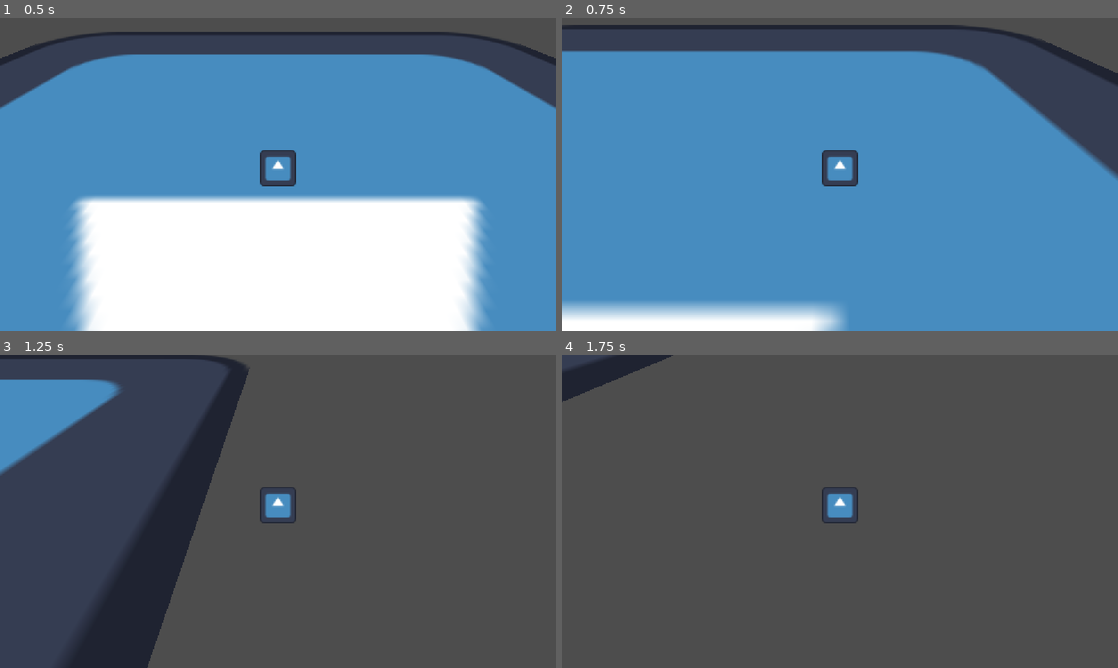
Above: before the commit, frames 1-4 (two rows, left to right).
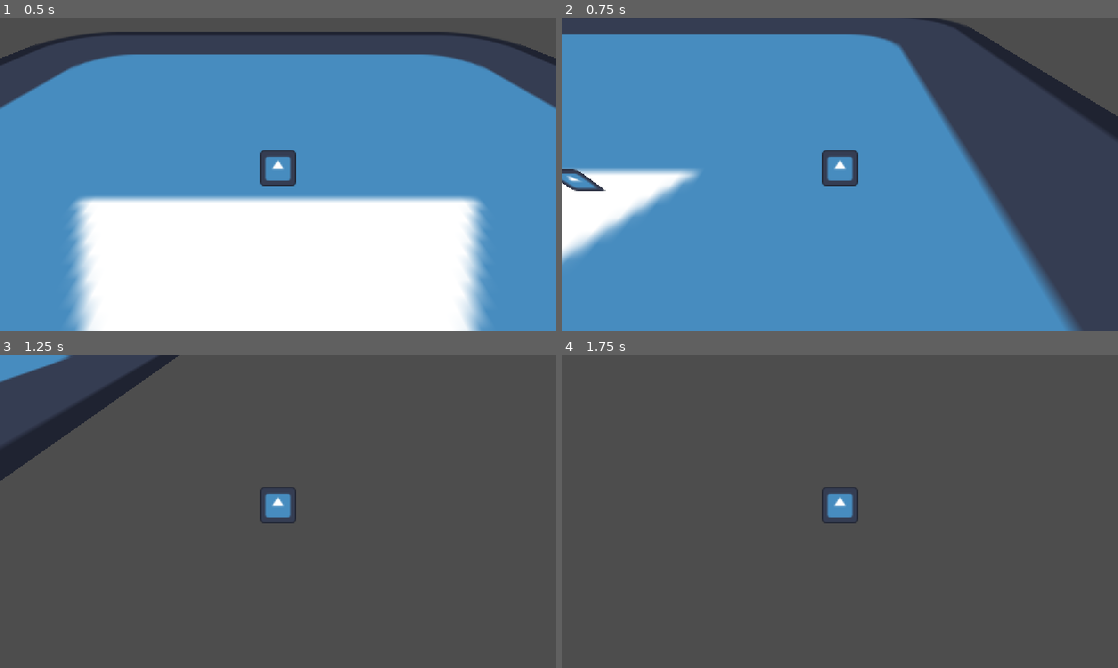
Above: after the commit, the same moments.

Repository: snomkip7/gmtk-jammin
Game: Godot game, scene res://Levels/testLevel.tscn
Same seed, same stepped clock (60 frames per second), same inputs: the game is played once before the commit and once after it. The engine's default icon, where the game draws it, is replaced by a stand-in: a white triangle on a blue panel in a dark square.
Inputs:
- Up to frame 1 (0.5 s): no input
- Up to frame 2 (0.75 s): hold D (right) from 0.53 s (still down); tap Shift (dash) at 0.6 s
- Up to frame 3 (1.25 s): keep holding D (right)
- Up to frame 4 (1.75 s): release D (right) at 1.28 s; hold S (backward) from 1.28 s (still down); tap Shift (dash) at 1.35 s

Frame 1 is identical in both runs. In frame 2, 31% of the frame differs, in the area x 0-100%, y 0-100%; in frame 3, 16%; in frame 4, 1.3%.

Commit message:
dashing works

Diff:
--- a/gmtk-jammin/Characters/Player/player.gd
+++ b/gmtk-jammin/Characters/Player/player.gd
@@ -2,8 +2,9 @@
 
 var maxSpeed = 50
 var speed = 50
+var acceleration = 10 # how fast stuff moves
 var gravity = -10
-var dashVelocity = Vector3(0, 40, -300)
+var dashVelocity = Vector2(100, 40)
 
 @onready var camera: Camera3D = $Camera
 @onready var sprite: Sprite3D = $PlayerSprite
@@ -16,13 +17,16 @@
 	if Input.get_axis("backward", "forward") != 0 || Input.get_axis("left", "right") != 0:
 		# movement button is pressed
 		var direction = Vector3(Input.get_axis("left", "right"), 0, Input.get_axis("forward", "backward"))
-		velocity = direction.normalized() * speed
+		velocity = velocity.move_toward(direction.normalized() * speed, acceleration)
 	else:
-		velocity = Vector3.ZERO
+		velocity = velocity.move_toward(Vector3.ZERO, acceleration)
 
 	if Input.is_action_just_pressed("dash"):
 		print("ZOOMY TIME")
-		velocity += dashVelocity
+		var direction = Vector3(Input.get_axis("left", "right"), 0, Input.get_axis("forward", "backward")).normalized()
+		if direction == Vector3.ZERO:
+			direction = Vector3(0,0,-1)
+		velocity += Vector3(dashVelocity.x * direction.x, dashVelocity.y, dashVelocity.x * direction.z)
 
 	if !is_on_floor():
 		velocity.y += gravity
